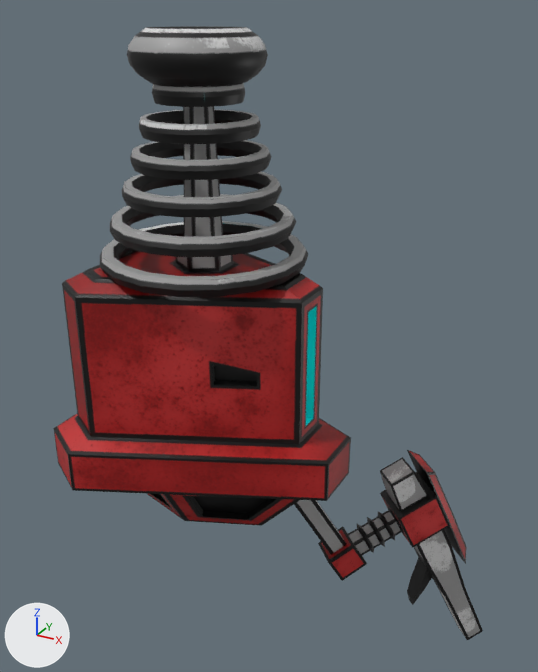
An edit to the Blender file Jacob Blender/Enemy/TeslaBot.blend, drawn before and after from the same camera.
The view is the same before and after, from a 50 mm lens placed at (1.13, -1.66, 2.33), pointed at (0.04, 0.32, 1.34). Lighting does not change. The marker at lower left points along +X, +Y and +Z. The same objects are shown in both versions, whatever each file hides.

The first picture shows 'Telsa Bot Leg 2', 'Tesla Bot Base', 'Tesla Bot Leg 1', 'Tesla Bot Leg 3'.
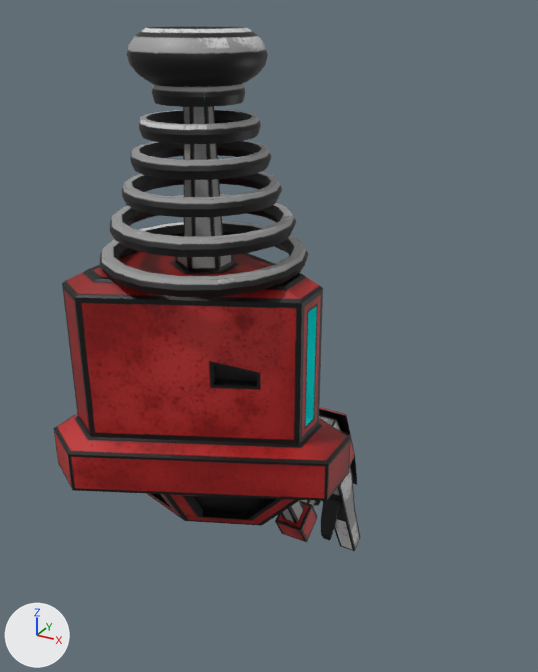
Where the change shows, as pixel boxes (x1, y1, x2, y2) in the pictures (538 x 672 px):
'Tesla Bot Leg 3', mesh turned, moved: before (380, 450, 483, 640); after (319, 407, 361, 551)
'Tesla Bot Leg 1', mesh turned: before (294, 500, 367, 581); after (275, 500, 318, 542)
'Telsa Bot Leg 2', mesh turned, moved: before (348, 507, 404, 555); after (301, 500, 321, 507)

What changed in the scene script:
```text
Change me_cube_006:
    where me_cube_006.from_pydata(...)  # 176 vertices, 174 faces; spans x -0.127..0.264, y -0.127..0.264, z -0.665..0.206
    used by ob_tesla_bot_leg_3; parent = ob_telsa_bot_leg_2; location = (0.525, 3.821, 0.59)
    me_cube_006 part 1: the whole mesh is turned 45 degrees about the z axis through the mesh origin
Change me_cube_005:
    where me_cube_005.from_pydata(...)  # 120 vertices, 118 faces; spans x -0.03..0.223, y -0.032..0.222, z -0.028..0.158
    used by ob_telsa_bot_leg_2; parent = ob_tesla_bot_leg_1; location = (0.347, 3.643, 0.47)
    me_cube_005 part 2: the whole mesh is turned 45 degrees about the z axis through the mesh origin
Change me_cube_004:
    where me_cube_004.from_pydata(...)  # 72 vertices, 68 faces; spans x -0.029..0.32, y -0.028..0.321, z -0.498..0.049
    used by ob_tesla_bot_leg_1; location = (0.105, 0.099, 0.979)
    me_cube_004 part 3: the whole mesh is turned 45 degrees about the z axis through the mesh origin
Change ob_tesla_bot_leg_3:
    ob_tesla_bot_leg_3.matrix_parent_inverse: Matrix(((1.0, 0.0, 0.0, -0.347), (0.0, 1.0, 0.0, -3.643), (0.0, 0.0, 1.0, -0.47), (0.0, 0.0, 0.0, 1.0))) -> Matrix(((1.0, 0.0, 0.0, -0.104), (0.0, 1.0, 0.0, -0.443), (0.0, 0.0, 1.0, -0.57), (0.0, 0.0, 0.0, 1.0)))
    ob_tesla_bot_leg_3.location: (0.525, 3.821, 0.59) -> (0.104, 0.695, 0.69)
Change ob_telsa_bot_leg_2:
    ob_telsa_bot_leg_2.matrix_parent_inverse: Matrix(((1.0, 0.0, 0.0, -0.105), (0.0, 1.0, 0.0, -3.399), (0.0, 0.0, 1.0, -0.879), (0.0, 0.0, 0.0, 1.0))) -> Matrix(((1.0, 0.0, 0.0, -0.105), (0.0, 1.0, 0.0, -0.0995), (0.0, 0.0, 1.0, -0.979), (0.0, 0.0, 0.0, 1.0)))
    ob_telsa_bot_leg_2.location: (0.347, 3.643, 0.47) -> (0.104, 0.443, 0.57)
```
